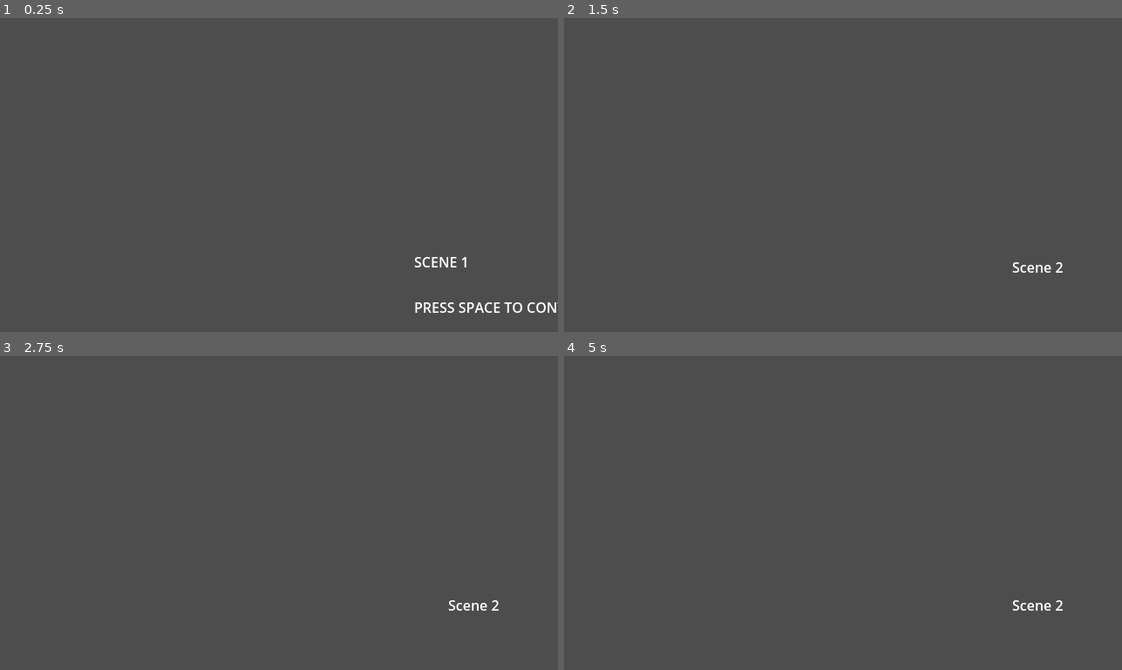
Above: before the commit, frames 1-4 (two rows, left to right).
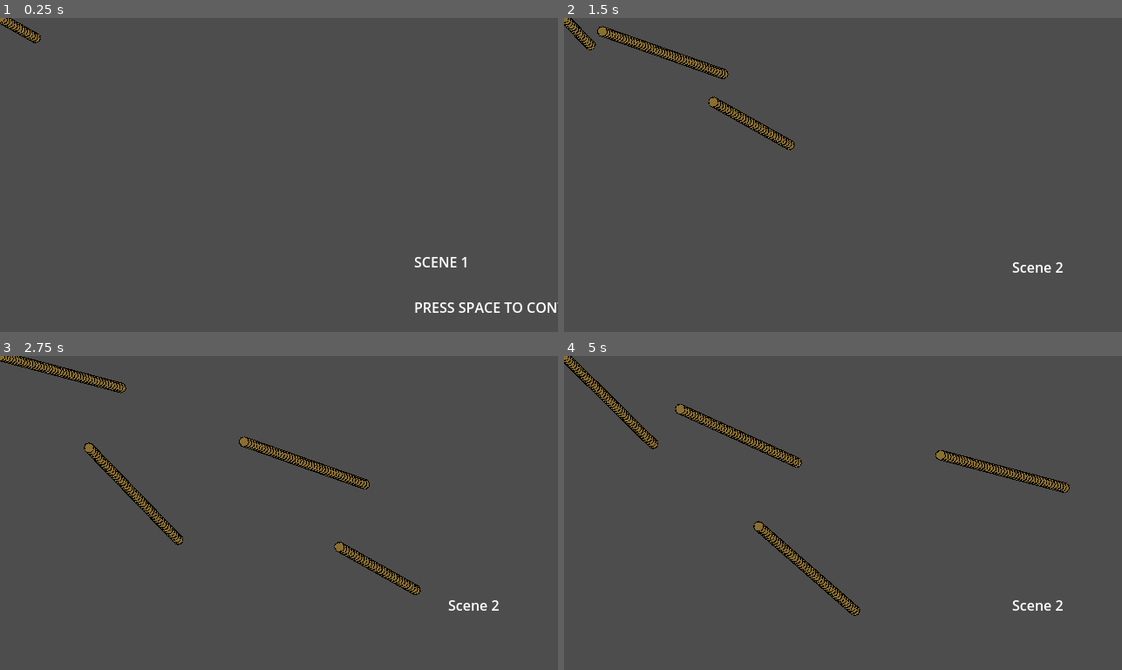
Above: after the commit, the same moments.

Repository: HuskyGameDev/2025f-team5
Game: Godot game, scene res://Game/main.tscn
Two runs of this game, one before a commit and one after it. Both use one fixed random seed, a clock stepped at 60 frames per second and the inputs below.
Inputs (mouse positions are in pixels of both pictures, inside the frame that each line leads up to):
- Up to frame 1 (0.25 s): no input
- Up to frame 2 (1.5 s): tap Space (Dash) at 0.5, 0.6, 1.35 s; move the mouse to (965, 159) at 0.52 s; move the mouse to (731, 190) at 1.27 s
- Up to frame 3 (2.75 s): move the mouse to (334, 443) at 2.02 s; tap Space (Dash) at 2.1 s
- Up to frame 4 (5 s): move the mouse to (815, 575) at 2.77 s; tap Space (Dash) at 2.85, 3.6, 4.35 s; move the mouse to (1010, 560) at 3.52 s; move the mouse to (675, 465) at 4.27 s

The runs differ from the first frame. In frame 1, 0.2% of the frame differs, in the area x 0-8%, y 0-9%; in frame 2, 1.6%; in frame 3, 2.9%; in frame 4, 3.2%, in the area x 0-91%, y 0-83%.
Error before the commit: Attempt to call function 'instantiate' in base 'null instance' on a null instance. (res://Game/main.gd:27)

Commit message:
ci: integrate new bullet system into the main test scene

Diff:
--- a/Game/main.gd
+++ b/Game/main.gd
@@ -3,7 +3,6 @@
 # onready variables run when the scene enters the scene tree
 @onready var first_scene = load("res://Game/test_scene_1.tscn") # Grabs the scene as a packed scene
 @onready var instance = first_scene.instantiate() # Unpacks the scene into a collection of nodes
-@onready var bullet_scene = load("res://Game/base_bullet.tscn")
 
 # _ready() runs when the scene enters the scene tree
 func _ready():
@@ -24,4 +23,6 @@
 
 
 func _on_timer_timeout() -> void:
-	add_child(bullet_scene.instantiate())
+	var bullet = Bullet.new_bullet(200, get_global_mouse_position(), 3.0, 10.0)
+	add_child(bullet)
+	bullet.fire()
--- a/Game/main.tscn
+++ b/Game/main.tscn
@@ -6,6 +6,7 @@
 script = ExtResource("1_xb63x")
 
 [node name="Timer" type="Timer" parent="."]
+wait_time = 0.009999999999999998
 autostart = true
 
 [connection signal="timeout" from="Timer" to="." method="_on_timer_timeout"]
--- a/Scripts/bullet.gd
+++ b/Scripts/bullet.gd
@@ -8,7 +8,7 @@
 var direction : Vector2		# bullet direction
 
 func _ready() -> void:
-	pass
+	set_process(false)
 
 
 func _process(delta: float) -> void:
@@ -18,11 +18,10 @@
 @warning_ignore("shadowed_variable")
 static func new_bullet(speed: int, direction: Vector2, lifetime: float, damage: float) -> Bullet:
 	var bullet_instance = bullet_scene.instantiate()
-	bullet_instance.set_process(false)
 	bullet_instance.speed = speed
 	bullet_instance.lifetime = lifetime
 	bullet_instance.damage = damage
-	bullet_instance.direciton = direction
+	bullet_instance.direction = direction
 	return bullet_instance
 
 func fire() -> void:
